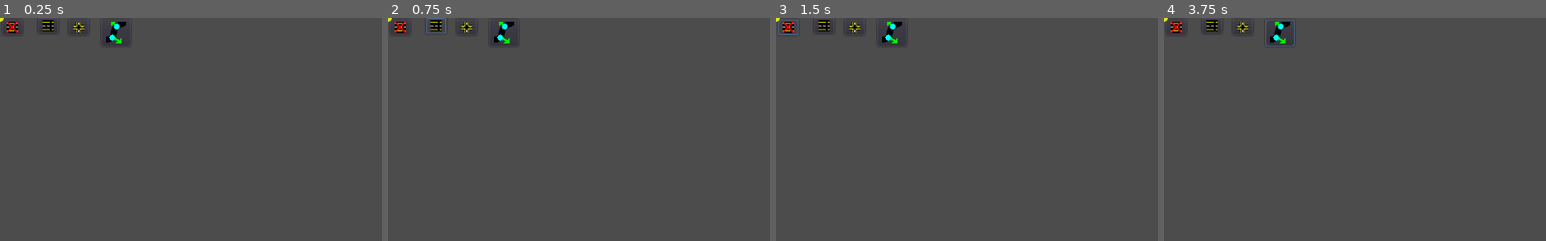
Above: before the commit, frames 1-4 (left to right).
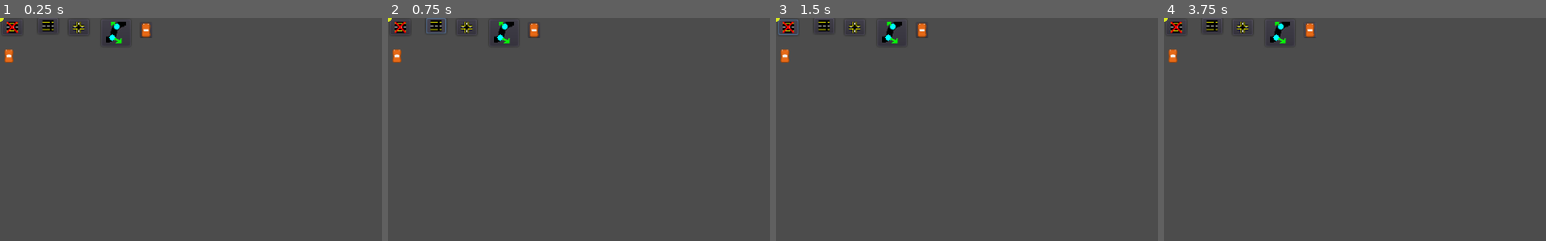
Above: after the commit, the same moments.

Repository: Nymerea/poc_godot_curviline_road
Game: Godot game, scene res://interactive_control_points/draw_control_points.tscn
The game is run twice, just before and just after one commit, with the same random seed, the same clock (stepped at 60 frames per second) and the same inputs. Before the commit the project has no main scene; this scene is started directly in both runs.
Inputs (mouse positions are % of the whole screen's width and height, from its top left):
- Up to frame 1 (0.25 s): no input
- Up to frame 2 (0.75 s): click (6, 2) at 0.5 s
- Up to frame 3 (1.5 s): click (2, 2) at 1.25 s
- Up to frame 4 (3.75 s): click (10, 2) at 2 s; click (15, 3) at 2.75 s; click (19, 3) at 3.52 s
The pictures show only the part of the screen within x 0-50%, y 0-50%; the shares and areas given below are measured in that part.

The runs differ from the first frame. In frame 1, 0.3% of the frame differs, in the area x 1-40%, y 2-21%; in frame 2, 0.3%; in frame 3, 0.3%; in frame 4, 0.4%, in the area x 1-40%, y 0-21%.

Commit message:
wip : display a car in a road

Diff:
--- /dev/null
+++ b/interactive_control_points/ButtonAddCar.gd
@@ -0,0 +1,20 @@
+extends Button
+
+
+# Declare member variables here. Examples:
+# var a = 2
+# var b = "text"
+var button_name="add car"
+var mouse_icon:Texture=load("res://drawing/car_red.png")
+var sms
+
+
+# Called when the node enters the scene tree for the first time.
+func _ready():
+	sms=get_owner().SMS.ADD_CAR_BUTTON_SIG
+	pass # Replace with function body.
+
+
+# Called every frame. 'delta' is the elapsed time since the previous frame.
+#func _process(delta):
+#	pass
--- /dev/null
+++ b/interactive_control_points/Car.gd
@@ -0,0 +1,58 @@
+extends Area2D
+
+
+# Declare member variables here. Examples:
+# var a = 2
+# var b = "text"
+
+export var belong_to:Array=[]
+# Called when the node enters the scene tree for the first time.
+func _ready():
+	pass # Replace with function body.
+
+
+var time=0
+var t
+func _process(delta):
+	if belong_to.empty():
+		return
+	time=time+delta
+	t=abs(cos(time))
+	var road=belong_to[1]
+	var fragment_index=belong_to[2]
+	var couple_points=road.get_road_fragment(fragment_index)
+	var p1=couple_points[0]
+	var p2=couple_points[1]
+	if p1==p2:
+		print("same coord")
+		pass
+	else:
+		var dir=(p2-p1).normalized()
+		var pos=p1*(1-t) +p2*t
+		$Sprite.global_position=pos
+		global_position=pos
+		orientate($Sprite,dir)
+		pass
+	pass
+
+var DIRECTION0=Vector2(0,1)
+func orientate(roadobj:Sprite,grad:Vector2):
+	var direction:Vector2
+	var signe:float
+	var angle:float
+	if grad.length()==0:
+		direction=Vector2(1,0)
+	else:
+		direction=grad.normalized()
+	angle=acos(min(1,max(-1,DIRECTION0.dot(direction))))
+	signe=DIRECTION0.cross(direction)
+	if signe<0:
+		signe=-1
+	else:
+		signe=1
+	roadobj.rotation_degrees=signe*(angle/(2*PI))*360
+	pass
+
+func set_car(var car):
+	print("initialize var")
+	self.belong_to = car
--- a/interactive_control_points/World.gd
+++ b/interactive_control_points/World.gd
@@ -8,7 +8,7 @@
 export var dist_far_enougth_road:float
 export var dist_far_enougth_node:float
 
-enum EDIT_STATES{ROAD,DESTROY,NODE,CP,NONE,WAITING_ROAD_SECOND_NODE,MOVE_CP}
+enum EDIT_STATES{ROAD,DESTROY,NODE,CP,NONE,WAITING_ROAD_SECOND_NODE,MOVE_CP,ADD_CAR}
 var current_state=EDIT_STATES.NONE
 #var current_state=42
 
@@ -17,7 +17,7 @@
 signal SIG_MOUSE_LEFT_CLICK
 
 enum STATE_MACHINE_SIGNALS{ROAD_BUTTON_SIG,DESTROY_BUTTON_SIG,NODE_BUTTON_SIG,
-CP_BUTTON_SIG,POINTER_MOVE,ACCEPT,DENY}
+CP_BUTTON_SIG,POINTER_MOVE,ACCEPT,DENY,ADD_CAR_BUTTON_SIG}
 const SMS=STATE_MACHINE_SIGNALS
 
 
@@ -25,6 +25,7 @@
 
 var roadlist:Array=[]
 var nodelist:Array=[]
+var carlist:Array=[]
 
 var savestate_last_road=null
 var savestate_last_roadnode=null
@@ -45,6 +46,7 @@
 	connect_button($Button_road_destroy)
 	connect_button($Button_add_node)
 	connect_button($Button_modify_cp)
+	connect_button($ButtonAddCar)
 
 	assert(connect("SIG_MOUSE_MOVE",self,"_when_cursor_move")==0)
 	assert(connect("SIG_MOUSE_RIGTH_CLICK",self,"_when_rigth_click")==0)
@@ -78,7 +80,8 @@
 	return [(pos-$Button_road_create.rect_position).length(),
 			(pos-$Button_road_destroy.rect_position).length(),
 			(pos-$Button_add_node.rect_position).length(),
-			(pos-$Button_modify_cp.rect_position).length()
+			(pos-$Button_modify_cp.rect_position).length(),
+			(pos-$ButtonAddCar.rect_position).length()
 			].min()<50
 
 func make_the_road_follow_cursor(verbose:bool):
@@ -91,6 +94,18 @@
 	savestate_last_road.move_control_point_index(savestate_last_roadcp_index,mouse_pos)
 	verbose_print("new cp position:"+String(mouse_pos),verbose)
 	transition_from_MOVE_CP_to_CP(verbose)
+
+func accept_add_car_position(verbose:bool):
+	var mouse_pos=get_local_mouse_position()
+	var road_data_struct : Array = nearest_fragment_road_position(mouse_pos) #Vec2,road,frag_index]
+	if road_data_struct != null:
+		print("add car in detected road : "+str(road_data_struct[1]))
+		var newCar = $Car.duplicate()
+		newCar.set_car(road_data_struct)
+		add_child(newCar)
+		carlist.append(newCar)
+	verbose_print("new add car position:"+String(mouse_pos),verbose)
+	transition_from_ADD_CAR_to_NONE(verbose)
 
 func deny_cp_position(verbose:bool):
 	assert(savestate_last_road!=null and savestate_last_roadcp_index!=-1)
@@ -501,6 +516,12 @@
 	current_state=EDIT_STATES.CP
 	pass
 
+func change_to_state_addCar(verbose:bool):
+	verbose_print("call change_to_state_addCar",verbose)
+	Input.set_custom_mouse_cursor($ButtonAddCar.mouse_icon)
+	current_state=EDIT_STATES.ADD_CAR
+	pass
+
 func change_to_state_WAITING_ROAD_SECOND_NODE(verbose:bool):
 	verbose_print("call change_to_state_WAITING_ROAD_SECOND_NODE",verbose)
 	current_state=EDIT_STATES.WAITING_ROAD_SECOND_NODE
@@ -524,6 +545,12 @@
 	savestate_last_roadcp_index=-1
 	current_state=EDIT_STATES.CP
 
+func transition_from_ADD_CAR_to_NONE(verbose:bool):
+	verbose_print("call transition_from_ADD_CAR_to_NONE",verbose)
+	savestate_last_road=null
+	savestate_last_roadcp_index=-1
+	current_state=EDIT_STATES.NONE
+
 ####################################
 ######### BEGIN STATE MACHINE ######
 ####################################
@@ -536,6 +563,7 @@
 		[STATE_MACHINE_SIGNALS.DESTROY_BUTTON_SIG,_,_]:state_machine_general_transition(sms,verbose)
 		[STATE_MACHINE_SIGNALS.NODE_BUTTON_SIG,_,_]:state_machine_general_transition(sms,verbose)
 		[STATE_MACHINE_SIGNALS.CP_BUTTON_SIG,_,_]:state_machine_general_transition(sms,verbose)
+		[STATE_MACHINE_SIGNALS.ADD_CAR_BUTTON_SIG,_,_]:change_to_state_addCar(verbose)
 
 		[STATE_MACHINE_SIGNALS.ACCEPT,true,true]:
 			create_road_ex_nihilo(verbose)
@@ -587,6 +615,7 @@
 		STATE_MACHINE_SIGNALS.DESTROY_BUTTON_SIG:change_to_state_DESTROY(verbose)
 		STATE_MACHINE_SIGNALS.NODE_BUTTON_SIG:change_to_state_NODE(verbose)
 		STATE_MACHINE_SIGNALS.CP_BUTTON_SIG:change_to_state_CP(verbose)
+		STATE_MACHINE_SIGNALS.ADD_CAR_BUTTON_SIG:change_to_state_addCar(verbose)
 		_:pass
 
 func state_machine_WAITING_ROAD_SECOND_NODE(sms,verbose):
@@ -606,6 +635,9 @@
 		[STATE_MACHINE_SIGNALS.POINTER_MOVE]: make_the_road_follow_cursor(verbose)
 		[STATE_MACHINE_SIGNALS.ACCEPT]: accept_cp_position(verbose)
 		[STATE_MACHINE_SIGNALS.DENY]: deny_cp_position(verbose)
+func state_machine_ADD_CAR(sms,verbose):
+	match [sms]:
+		[STATE_MACHINE_SIGNALS.ACCEPT]: accept_add_car_position(verbose)
 
 func global_state_machine(sms,verbose:bool=false):
 	verbose_print("#########################",verbose)
@@ -619,6 +651,7 @@
 		EDIT_STATES.NONE:state_machine_NONE(sms,verbose)
 		EDIT_STATES.WAITING_ROAD_SECOND_NODE:state_machine_WAITING_ROAD_SECOND_NODE(sms,verbose)
 		EDIT_STATES.MOVE_CP:state_machine_MOVE_CP(sms,verbose)
+		EDIT_STATES.ADD_CAR:state_machine_ADD_CAR(sms,verbose)
 		_: raise_fatal_error( "unknow state ,state:"+ String(current_state))
 
 ####################################
@@ -696,6 +729,7 @@
 	#print(last_mouse_position)
 	time=time+delta
 	t=abs(cos(time))
+
 	if  not far_enougth_road():
 		var nfrp=nearest_fragment_road_position(get_local_mouse_position())
 		var road=nfrp[1]
--- a/interactive_control_points/draw_control_points.tscn
+++ b/interactive_control_points/draw_control_points.tscn
@@ -14,6 +14,12 @@
 [ext_resource path="res://interactive_control_points/RoadNode.gd" type="Script" id=12]
 [ext_resource path="res://interactive_control_points/debug_texture.png" type="Texture" id=13]
 [ext_resource path="res://road_fragment.png" type="Texture" id=14]
+[ext_resource path="res://drawing/car_red.png" type="Texture" id=15]
+[ext_resource path="res://interactive_control_points/ButtonAddCar.gd" type="Script" id=16]
+[ext_resource path="res://interactive_control_points/Car.gd" type="Script" id=17]
+
+[sub_resource type="RectangleShape2D" id=1]
+extents = Vector2( 4.55469, 7.9084 )
 
 [node name="World" type="Node2D"]
 script = ExtResource( 1 )
@@ -65,8 +71,21 @@
 "_edit_use_anchors_": false
 }
 
+[node name="ButtonAddCar" type="Button" parent="."]
+margin_left = 187.759
+margin_top = 5.74577
+margin_right = 239.759
+margin_bottom = 73.7458
+rect_scale = Vector2( 0.3, 0.3 )
+icon = ExtResource( 15 )
+script = ExtResource( 16 )
+__meta__ = {
+"_edit_use_anchors_": false
+}
+
 [node name="SimpleRoad_class" type="Line2D" parent="."]
 position = Vector2( -292.968, 177.825 )
+z_as_relative = false
 points = PoolVector2Array( 56.8383, 82.1497, 187.93, 82.78, 222.594, 44.3348, 252.846, 106.099, 24.0653, 109.881 )
 width = 30.0
 default_color = Color( 0.968627, 0.984314, 0.984314, 1 )
@@ -102,3 +121,16 @@
 position = Vector2( -104.155, 39.8892 )
 z_index = 1000
 texture = ExtResource( 13 )
+
+[node name="Car" type="Area2D" parent="."]
+z_index = 1
+script = ExtResource( 17 )
+
+[node name="Sprite" type="Sprite" parent="Car"]
+position = Vector2( 11.9865, 50.9424 )
+scale = Vector2( 0.3, 0.3 )
+texture = ExtResource( 15 )
+
+[node name="CollisionShape2D" type="CollisionShape2D" parent="Car"]
+position = Vector2( 12.0272, 51.0039 )
+shape = SubResource( 1 )
--- a/project.godot
+++ b/project.godot
@@ -27,6 +27,7 @@
 [application]
 
 config/name="Poc Curviline Way"
+run/main_scene="res://interactive_control_points/draw_control_points.tscn"
 config/icon="res://icon.png"
 
 [rendering]
Not shown: 1 places in interactive_control_points/draw_control_points.tscn that only renumber resources
